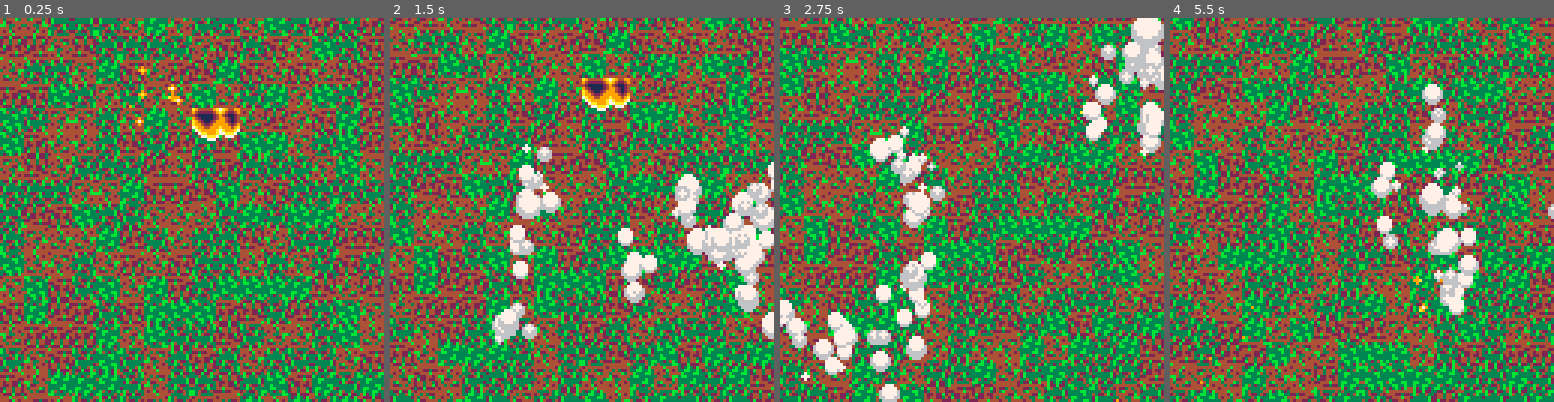
Above: before the commit, frames 1-4 (left to right).
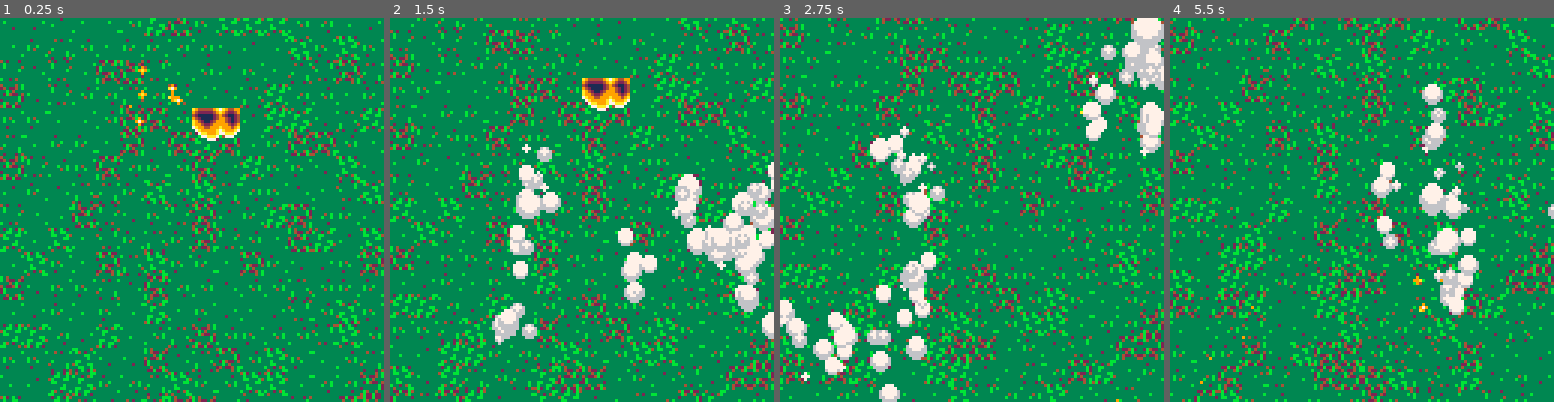
Above: after the commit, the same moments.

Repository: FreeCodeCampGuam/LavaFlow
Game: PICO-8 cartridge lavaflow.p8
Two runs of this game, one before a commit and one after it. Both use one fixed random seed, a clock stepped at 60 frames per second and the inputs below.
Inputs:
- Up to frame 1 (0.25 s): no input
- Up to frame 2 (1.5 s): tap X (X key) at 0.33, 1.07 s; tap O (Z key) at 0.7 s
- Up to frame 3 (2.75 s): hold Right 1.6-2.1 s; tap O (Z key) at 1.7, 2.1, 2.5 s; tap X (X key) at 1.85 s; hold Up 2.15-2.42 s; hold Right from 2.47 s (still down)
- Up to frame 4 (5.5 s): tap O (Z key) every 0.4 s from 2.9 to 5.3 s; tap X (X key) at 2.97, 4.08, 5.2 s; release Right at 3.03 s; hold Left 3.08-3.58 s; hold Down 3.63-3.97 s; hold Right 4.02-4.68 s; hold Up 4.73-5.03 s; hold Left from 5.08 s (still down)

The runs differ from the first frame. In frame 1, 61% of the frame differs, in the area x 0-100%, y 0-100%; in frame 2, 55%; in frame 3, 54%; in frame 4, 56%.

Commit message:
[bg] new grass

Diff:
--- a/lavaflow.p8
+++ b/lavaflow.p8
@@ -374,7 +374,7 @@
 
 function create_bg_tile()
  local bg = {}
-  choices = {93, 77, 92, 76} --{14,15,30,31}
+  choices = {78, 94, 93, 94, 77, 79, 95} --{14,15,30,31}
   -- assumes large tile is square
   for i=1,(tilew/8)*(tilew/8) do
    ci = flr(rnd(#choices)+1)
